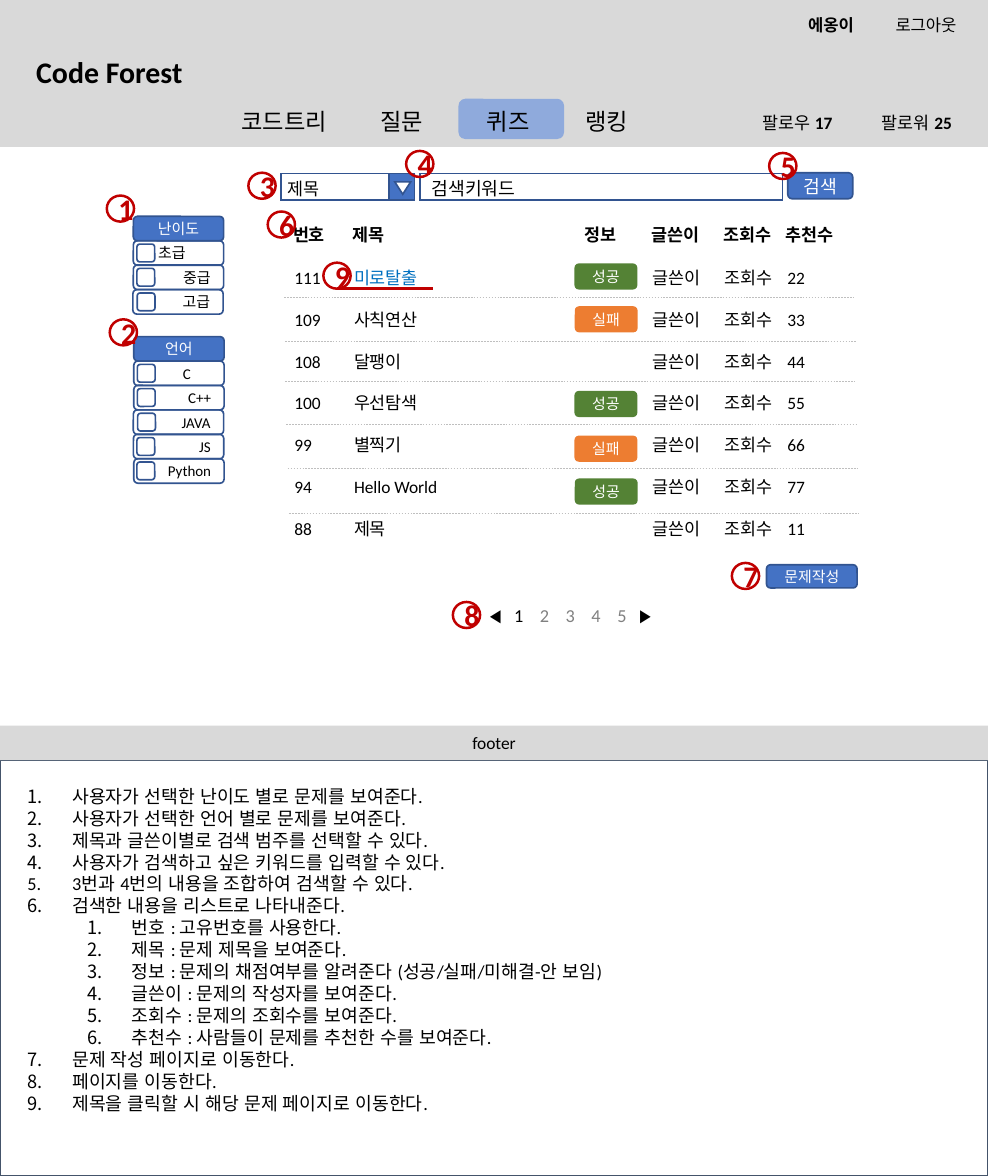
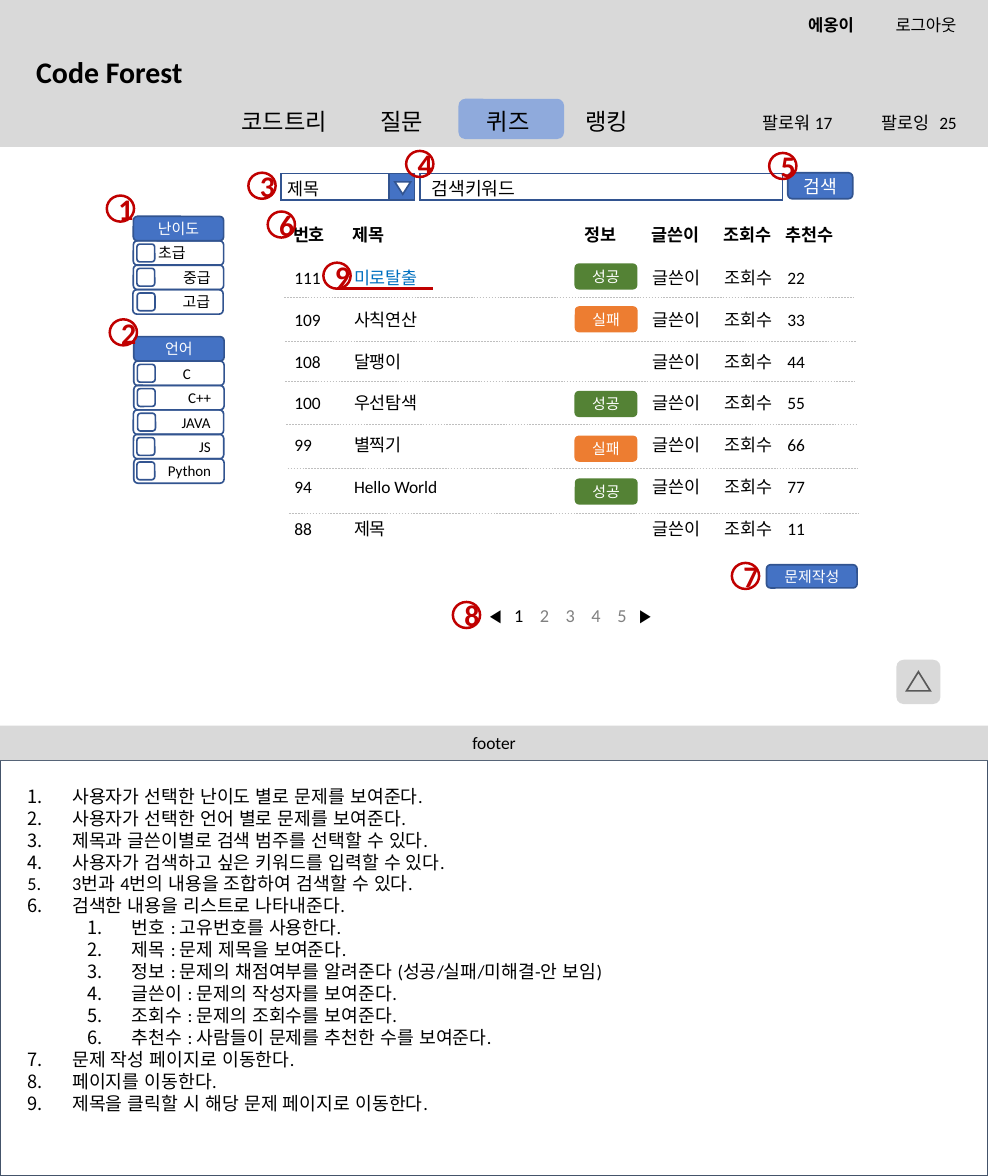
Before and after one commit to btcdd/document, a slide deck: slide 14 of 스토리보드.pptx (slide 4 before the commit). Drawn at 988x1176 pixels with LibreOffice and Linux fonts; fonts in the diff are those of the drawing; background and template pictures are left out. Boxes give left, top, right and bottom in pixels: in the first picture for what was removed or moved away, otherwise in the second. Text is boxed around its words. In the diff, an @@ line names an element or a change of style, - is before the commit and + after.

```diff
--- a/스토리보드.pptx
+++ b/스토리보드.pptx
@@ text at <box>762,114,957,131</box>: text changed @@
-팔로우 17 팔로워 25
+팔로워 17 팔로잉 25
@@ rounded rectangle added at <box>896,659,940,704</box>, fill #D9D9D9 @@
@@ triangle added at <box>907,671,931,691</box>, outline #595959 1 pt @@
```
Also in this commit, not shown: 10 other slides changed, 21 slides added, 2 slides removed.
